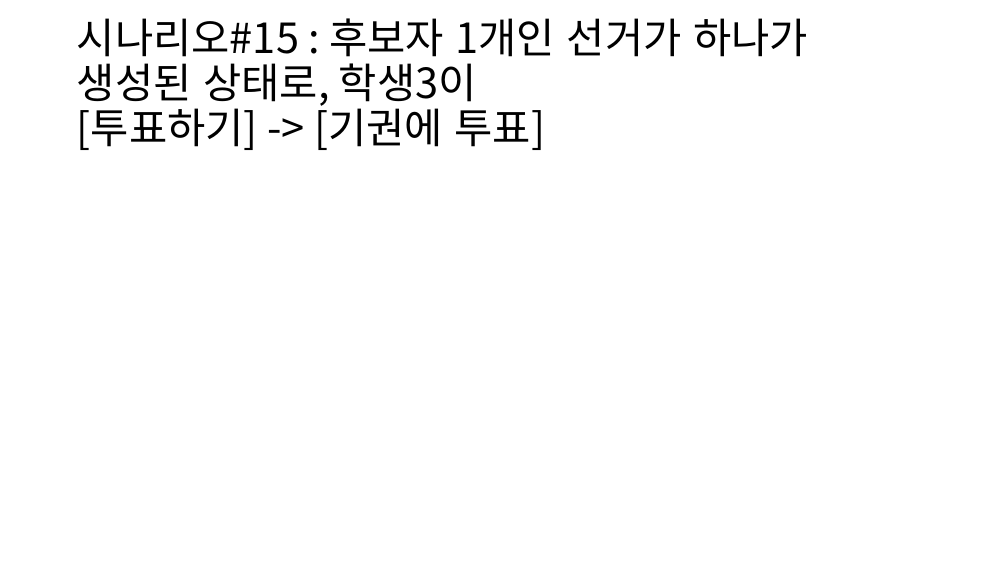
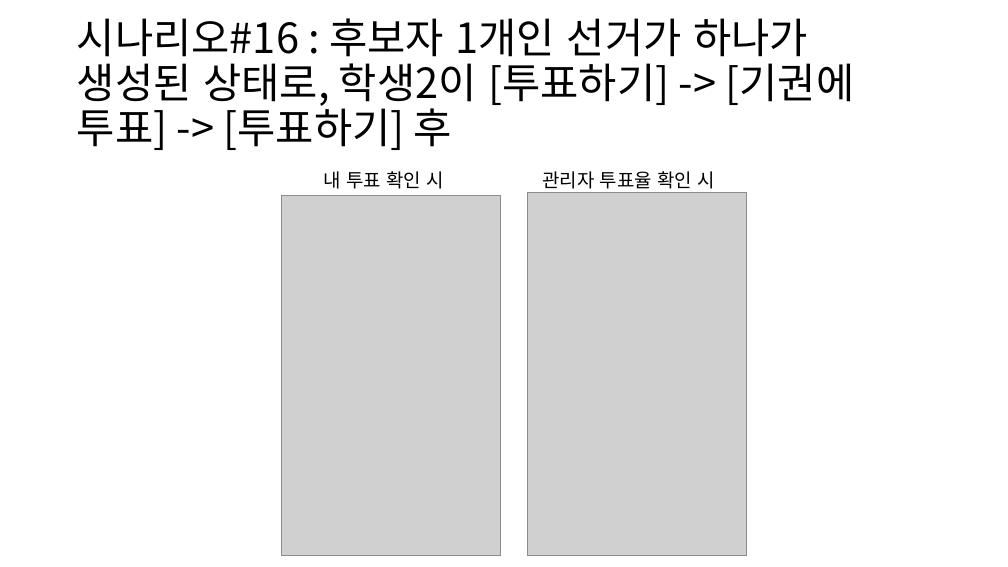
Before and after one commit to BL-UCKSS/evote-project, a slide deck: slide 29 of Document/Testcase/Testcase #1.pptx (slide 26 before the commit). Drawn at 1008x567 pixels with LibreOffice and Linux fonts; fonts in the diff are those of the drawing; grey boxes stand for pictures. Boxes give left, top, right and bottom in pixels: in the first picture for what was removed or moved away, otherwise in the second. Text is boxed around its words. In the diff, an @@ line names an element or a change of style, - is before the commit and + after.

```diff
--- a/Document/Testcase/Testcase #1.pptx
+++ b/Document/Testcase/Testcase #1.pptx
@@ title at box(77, 18, 855, 150): text changed @@
-시나리오#15 : 후보자 1개인 선거가 하나가 생성된 상태로, 학생3이
-[투표하기] -> [기권에 투표]
+시나리오#16 : 후보자 1개인 선거가 하나가 생성된 상태로, 학생2이 [투표하기] -> [기권에 투표] -> [투표하기] 후
@@ text added at box(323, 171, 443, 189), 18 pt, text #000000 @@
+내 투표 확인 시
@@ text added at box(542, 171, 714, 189), 18 pt, text #000000 @@
+관리자 투표율 확인 시
@@ picture added at box(281, 195, 501, 555) @@
@@ picture added at box(527, 192, 746, 555) @@
```
Also in this commit, not shown: 3 other slides changed, 5 slides added.
